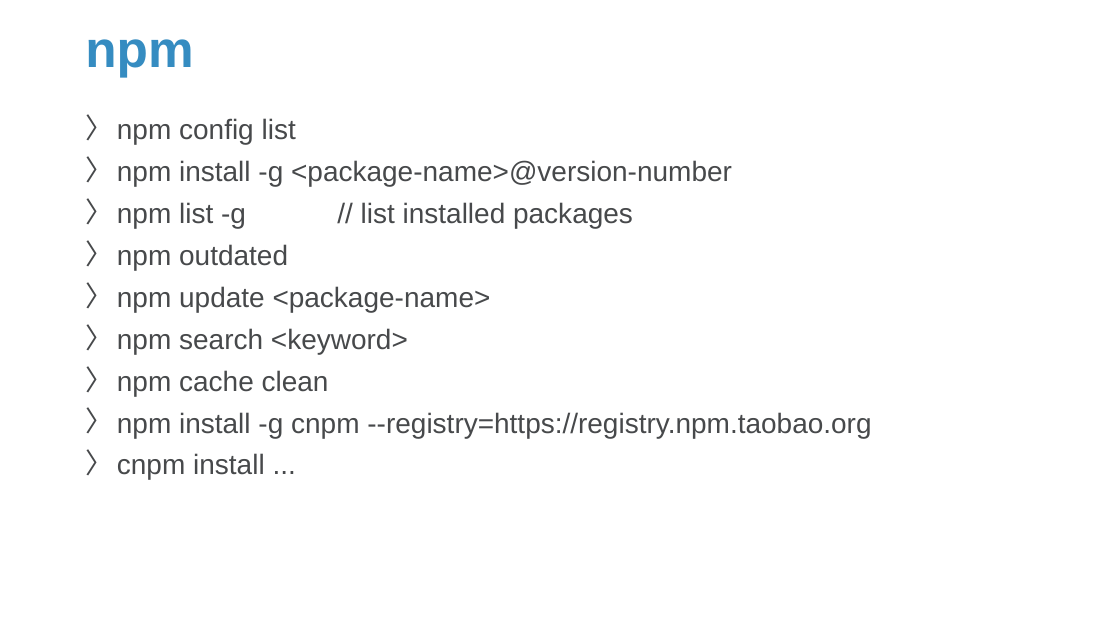
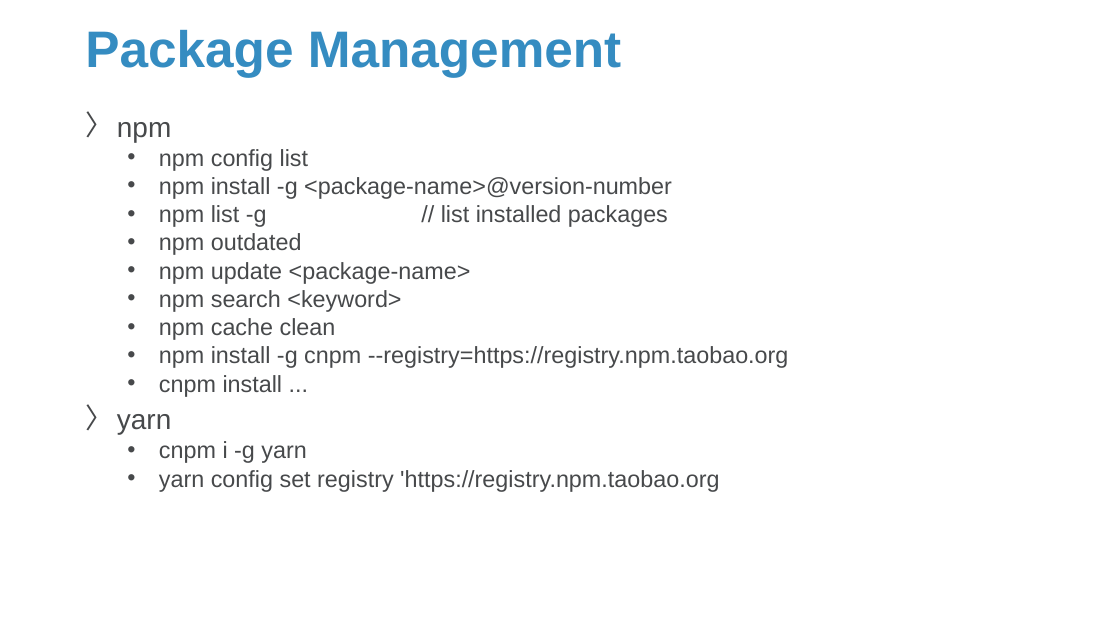
Before and after one commit to Sparks-Lu/TechNotes, a slide deck: slide 7 of Web/NodeJS-Notes.pptx. Drawn at 1120x630 pixels with LibreOffice and Linux fonts; fonts in the diff are those of the drawing; background and template pictures are left out. Boxes give left, top, right and bottom in pixels: in the first picture for what was removed or moved away, otherwise in the second. Text is boxed around its words. In the diff, an @@ line names an element or a change of style, - is before the commit and + after.

```diff
--- a/Web/NodeJS-Notes.pptx
+++ b/Web/NodeJS-Notes.pptx
@@ title at (x1=85, y1=30, x2=622, y2=77): text changed @@
-npm
+Package Management
@@ text at (x1=117, y1=122, x2=171, y2=142): paragraph added @@
+〉 npm
@@ text at (x1=159, y1=149, x2=789, y2=397): size 24 to 20 pt in "npm config list", "npm install -g <package-name>@version-number", "npm list -g // list installed packages", "npm outdated" and 5 more places; bullet 〉 to •; list level 1 to 2 in "npm config list"; line spacing 0.9 to 0.8; list level 1 to 2 in "npm install -g <package-name>@version-number"; list level 1 to 2 in "npm list -g // list ..."; list level 1 to 2 in "npm outdated"; list level 1 to 2 in "npm update <package-name>"; list level 1 to 2 in "npm search <keyword>"; list level 1 to 2 in "npm cache clean"; list level 1 to 2 in "npm install -g cnpm --registry=https://registry.npm.taobao.o ..."; list level 1 to 2 in "cnpm install ..." @@
@@ text at (x1=117, y1=414, x2=719, y2=492): paragraphs added @@
+〉 yarn
+  • cnpm i -g yarn
+  • yarn config set registry 'https://registry.npm.taobao.org
```
Also in this commit, not shown: 8 other files.
